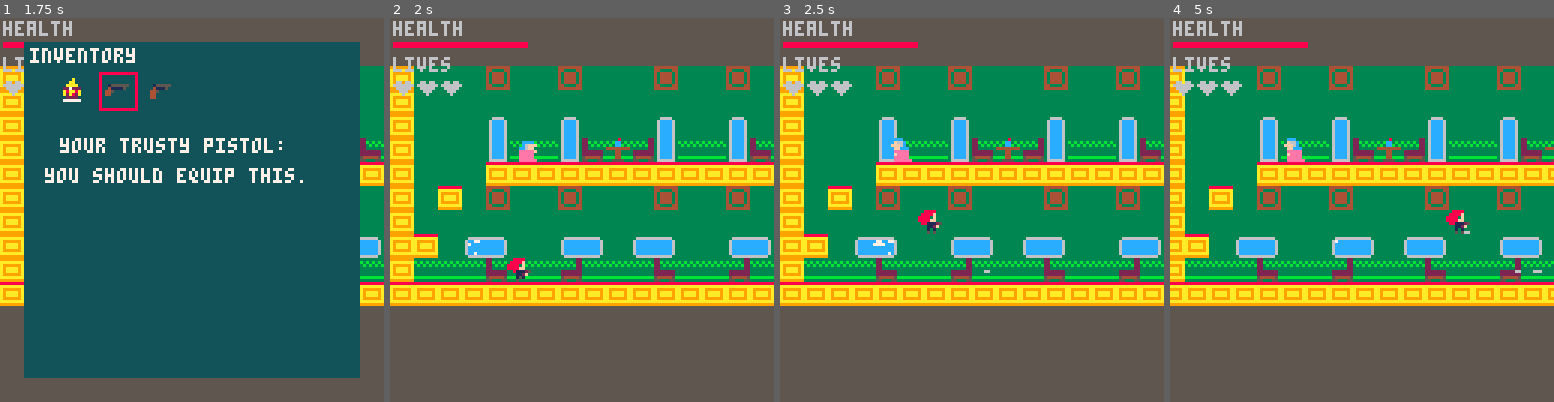
Above: before the commit, frames 1-4 (left to right).
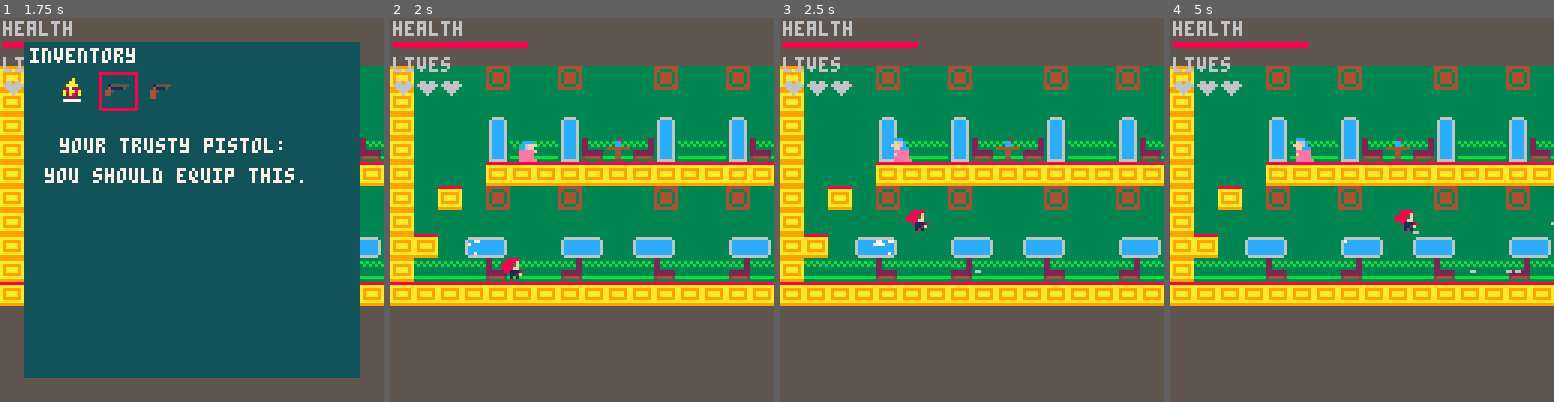
Above: after the commit, the same moments.

Repository: hggorel/Off-The-Rails
Game: PICO-8 cartridge offtherails.p8
The game is run twice, just before and just after one commit, with the same random seed, the same clock (stepped at 60 frames per second) and the same inputs.
Inputs:
- Up to frame 1 (1.75 s): tap X (X key) at 0.33, 1.07 s; tap O (Z key) at 0.7, 1.7 s; hold Right from 1.6 s (still down)
- Up to frame 2 (2 s): keep holding Right; tap X (X key) at 1.85 s
- Up to frame 3 (2.5 s): release Right at 2.1 s; tap O (Z key) at 2.1 s; hold Up 2.15-2.42 s; hold Right from 2.47 s (still down)
- Up to frame 4 (5 s): tap O (Z key) every 0.4 s from 2.5 to 4.9 s; tap X (X key) at 2.97, 4.08 s; release Right at 3.03 s; hold Left 3.08-3.58 s; hold Down 3.63-3.97 s; hold Right 4.02-4.68 s; hold Up from 4.73 s (still down)

Frame 1 is identical in both runs. In frame 2, 0.2% of the frame differs, in the area x 28-37%, y 62-69%; in frame 3, 0.4%; in frame 4, 15%, in the area x 0-100%, y 12-74%.

Commit message:
jittery camera movement fixed, game end screen added to

Diff:
--- a/offtherails.p8
+++ b/offtherails.p8
@@ -1,5 +1,5 @@
 pico-8 cartridge // http://www.pico-8.com
-version 32
+version 33
 __lua__
 --basic set up sections
 --in the game
@@ -44,7 +44,7 @@
 		dy=0.0,
 		dx=0.0,
 		dy_max = 3,
-		dx_max = 1.5,
+		dx_max = 1,
 		gravity=0.3,
 		air_resistance = 0.8,
 		friction = 0.5
@@ -487,87 +487,31 @@
 	local speed = abs(player.dx)
 	player.x += x_move
 	player.y += y_move
-	if x_move>0 then
+
+	if abs(x_move)>0 then
+			-- switching to see animation
+		if player.movecount==3 then
+			player.movecount=1
+		end
+		if player.movecount<3 then
+			player.movecount+=1
+		end
 		player.sprite =1+player.movecount
 	end
 
- --if (tile_below_character_collidable) then
- --	player.is_standing = true
- -- player.dy = 0
- --else
- -- player.is_standing = false
- --	if (player.dy <= -3.0) then
- --		player.dy = -3.0
- --	else
- --		player.dy-=player.gravity
- --	end
- --end
-
- --if (tile_above_collidable) then
- --	player.is_blocked_above = true
- --	if player.is_standing then
- --		player.dy=0
- --	else
- --		player.dy=-player.gravity
- --	end
- --else
- --	player.is_blocked_above = false
- --end
-
- --if (tile_right_collidable) then
-	--	player.is_blocked_right = true
-	--else
-	--	player.is_blocked_right = false
-	--end
-
-	--if (tile_left_collidable) then
-	--	player.is_blocked_left = true
-	--else
-	--	player.is_blocked_left = false
-	--end
-
-	--if btnp(2) and player.is_standing and not(player.is_blocked_above) then
-	--	player.dy = 3
-	--	player.is_standing = false
-	--end
-
- -- moving player based on input
-	--if btn(0) and not(player.is_blocked_left) then
-	--	player.flipx=false
-	--	if player.x>0 then
-	--		player.x-=1
-	--	end
-	--!!	player.sprite=1+player.movecount
-
-		if(player.x-camx<(64-allowance)) then
-			if camx<=0 then
-				camx=0
-			else
-				camx-=speed
-			end
-		end
-
-	--end
-	--if btn(1) and not(player.is_blocked_right) then
-	--	player.flipx=true
-	--	if player.x<240 then
-	--		player.x+=1
-	--	end
-	--!!	player.sprite =1+player.movecount
-		--map_x-=map_speed
-		if (player.x-camx>(64+allowance)) then
-			if camx<=120 then
-				camx+=speed
-			end
-		end
-	--end
-
-	--if(player.dy < 0 and (player.dy + jump_height)<0 and jump_height>0) then
-	--	player.dy = (-1 * jump_height)
-	--end
-
- -- make dy negative because positive dy moves character downward
- --player.y += (-1 * player.dy)
+	if(player.x-camx<(64-allowance)) then
+		if camx<=0 then
+			camx=0
+		else
+			camx-=speed
+		end
+	end
+
+	if (player.x-camx>(64+allowance)) then
+		if camx<=120 then
+			camx+=speed
+		end
+	end
 
  if btnp(3) then
  	local tile_character_on = mget(player.x / 8+map_x, player.y / 8)
@@ -613,14 +557,6 @@
 		mode = 1
 	end
 
-	-- switching to see animation
-	if player.movecount==3 then
-		player.movecount=1
-	end
-	if player.movecount<3 then
-		player.movecount+=1
-	end
-
 end
 
 function _update()
@@ -913,10 +849,14 @@
 
 function _winscreen()
 	color(1)
-	rect(0, 0, 127, 127)
+	--rect(0, 0, 127, 127)
 	spr(103,45,45,4,2)
 	spr(11, 50, 80)
-	print("the crown is yours, congrats!", 45, 90)
+	spr(142, 60, 76, 4,2)
+	print("the crown is yours, congrats!", 13)
+	print("you successfully get out of", 13)
+	print("england, leaving the queen", 13)
+	print("crown-less and upset, hurrah!", 13)
 end
 
 function _drawmapsprites()
@@ -1209,22 +1149,22 @@
 9445444444444444a999999a0000000000000000000000000000000056056056005600600665605656560000005a05a00a05aa05a5a005a05a005a0000000000
 5554455555445444aaaaaaaa0000000000000000000000000000000056666560605660566565666056600000005a05aa05aa5a05a5a0005aa000000000000000
 55444455445544449999999900000000000000000000000000000000000000560000000000056000000000000000000000000000000000000000000000000000
-0000000000000000aaaaaaaa44444444dddd6ddddddddddddddddddddddddddddddddddddddddddd000000000000000000000000000000000000000000000000
-0000666660000000ad66666a4a5555a4dddd6ddddd44444444444444444444ddddddd99dd99ddddd000000000000000000000000000000000000000000000000
-0000644460000000ad64446a45555554ddddddddd4000000000000000000004dddddd49dd94ddddd000000000000000000000000000000000000000000000000
-0000614160000000ad61416a45545554ddddddddd4000000000000000000004ddddd44dddd44dddd000000000000000000000000000000000000000000000000
-0000044400000000ad64446a45554554ddddddddd4000000000000000000004dddd44dddddd44ddd000000000000000000000000000000000000000000000000
-0000044000000000add44dda45555554d6ddddddd4000000000000000000004ddd44dddddd4444dd000000000000000000000000000000000000000000000000
-0041444414000000a111111a4a5555a4d6ddddddd4000000000000000000004dd46444ddd44464dd000000000000000000000000000000000000000000000000
-0041111114000000aaaaaaaa44444444dddd6ddddd44444444444444444444dd4446444444464444000000000000000000000000000000000000000000000000
-004444411400000044444444d6dddd6d666666664464444444444444444444440000000000000000000000000000000000000000000000000000000000000000
-000114644400000044555544d6dddd6d444444444464444444666644495555a40000000000000000000000000000000000000000000000000000000000000000
-000111111000000045555554dd6dd6dd444664444666666446444464455555540000000000000000000000000000000000000000000000000000000000000000
-000111111000000045554554dd6dd6dd466666644444444446444464455455540000000000000000000000000000000000000000000000000000000000000000
-000111111000000045545554dd6dd6dd464664644444444446444464455545540000000000000000000000000000000000000000000000000000000000000000
-000111111000000045555554d6dddd6d466666644666666446444464455555540000000000000000000000000000000000000000000000000000000000000000
-000040040000000044555544d6dddd6d4446644444444644446666444a5555940000000000000000000000000000000000000000000000000000000000000000
-000550055000000044444444d6dddd6d444444444444464444444444444444440000000000000000000000000000000000000000000000000000000000000000
+0000000000000000aaaaaaaa44444444dddd6ddddddddddddddddddddddddddddddddddddddddddd00000000000000000000000000000000cccccccccccccccc
+0000666660000000ad66666a4a5555a4dddd6ddddd44444444444444444444ddddddd99dd99ddddd00000000000000000000000000000000cccc88888ccccccc
+0000644460000000ad64446a45555554ddddddddd4000000000000000000004dddddd49dd94ddddd00000000000000000000000000000000cccc88fff8cccccc
+0000614160000000ad61416a45545554ddddddddd4000000000000000000004ddddd44dddd44dddd00000000000000000000000000000000cccc883f38cccccc
+0000044400000000ad64446a45554554ddddddddd4000000000000000000004dddd44dddddd44ddd00000000000000000000000000000000cffc88fff8cffccc
+0000044000000000add44dda45555554d6ddddddd4000000000000000000004ddd44dddddd4444dd00000000000000000000000000000000c11c88fff8c11ccc
+0041444414000000a111111a4a5555a4d6ddddddd4000000000000000000004dd46444ddd44464dd00000000000000000000000000000000c111811111111ccc
+0041111114000000aaaaaaaa44444444dddd6ddddd44444444444444444444dd444644444446444400000000000000000000000000000000cc1111111111cccc
+004444411400000044444444d6dddd6d66666666446444444444444444444444000000000000000000000000000000000000000000000000ccccc1111ccccccc
+000114644400000044555544d6dddd6d444444444464444444666644495555a4000000000000000000000000000000000000000000000000ccccc1111ccccccc
+000111111000000045555554dd6dd6dd44466444466666644644446445555554000000000000000000000000000000000000000000000000ccccc1111ccccccc
+000111111000000045554554dd6dd6dd46666664444444444644446445545554000000000000000000000000000000000000000000000000ccccc1111ccccccc
+000111111000000045545554dd6dd6dd46466464444444444644446445554554000000000000000000000000000000000000000000000000ccccc5115ccccccc
+000111111000000045555554d6dddd6d46666664466666644644446445555554000000000000000000000000000000000000000000000000b333c5cc5cccbccb
+000040040000000044555544d6dddd6d4446644444444644446666444a555594000000000000000000000000000000000000000000000000bb3bb88b88bb333b
+000550055000000044444444d6dddd6d44444444444446444444444444444444000000000000000000000000000000000000000000000000bbbbbbbbbbbbb3bb
 0000000000000000d777777dd777777d4aaaaaa4d777777dd777777d000000000000000000000000000000000000000000000000000000000000000000000000
 00000000000000007566665775666657aa44449a7566665775666657000000000000000000000000000000000000000000000000000000000000000000000000
 007007000000000076dddd6776dddd67a494494a76dddd6776dddd67000000000000000000000000000000000000000000000000000000000000000000000000
